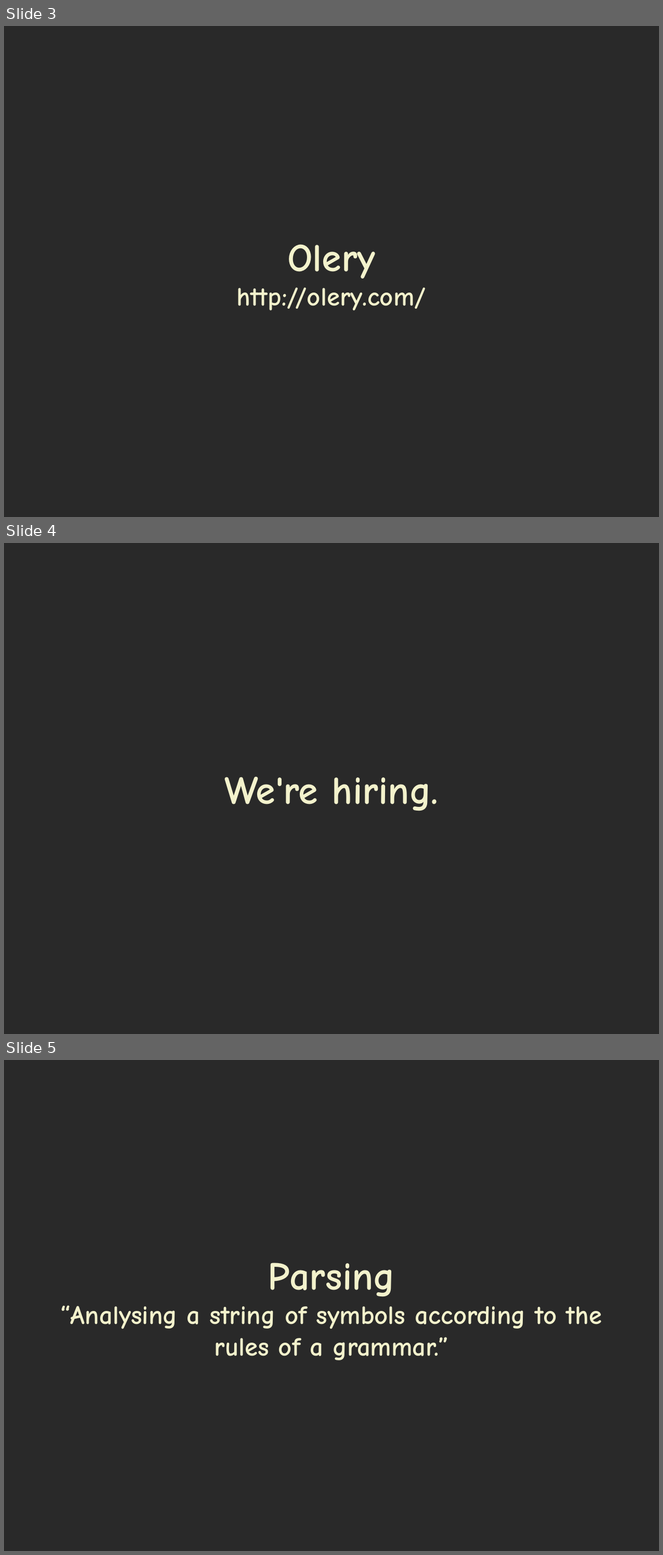
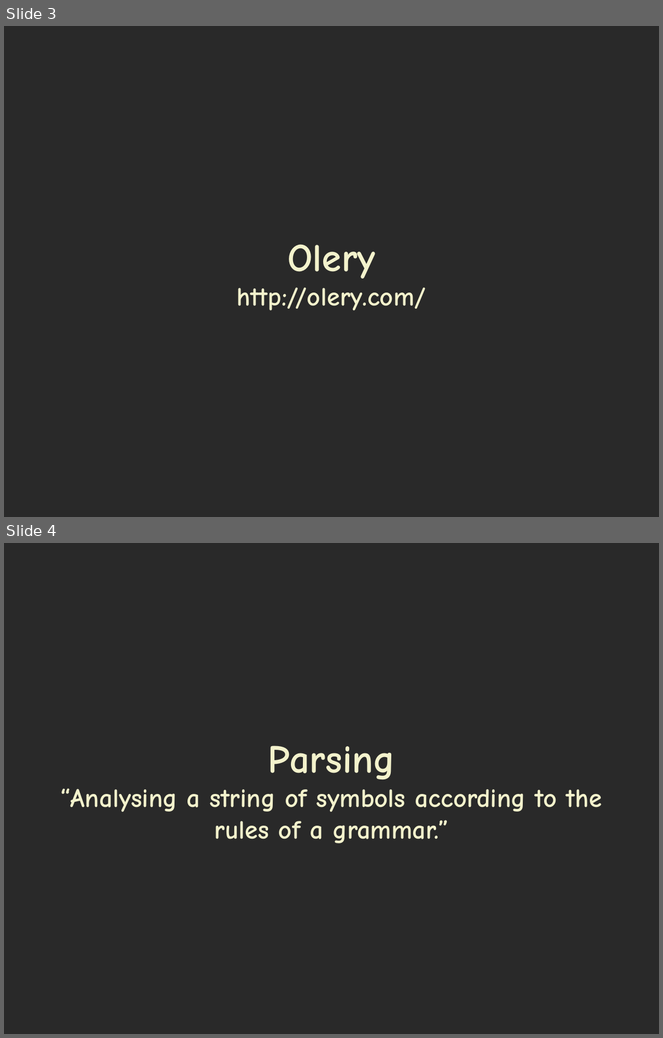
Before and after one commit to yorickpeterse/presentations, a slide deck: parsing_for_humans/parsing_for_humans.odp. Shown one above the other, each under a label of ours: slides 3, 4 and 5 before the commit, slides 3 and 4 after it. The pictures are 663x1555 and 663x1038 pixels, drawn with LibreOffice and Linux fonts; fonts in the diff are those of the drawing. Boxes give left, top, right and bottom in pixels: in the first picture for what was removed or moved away, otherwise in the second. Text is boxed around its words. In the diff, an @@ line names an element or a change of style, - is before the commit and + after.

```diff
--- a/parsing_for_humans/parsing_for_humans.odp
+++ b/parsing_for_humans/parsing_for_humans.odp
@@ slide 4 removed at [4,543,659,1034], background #292929 @@
@@ subtitle removed at [224,776,439,811] @@
-We're hiring.
@@ what was slide 5 is now slide 4 @@
```
Also in this commit, not shown: 1 slide added.
